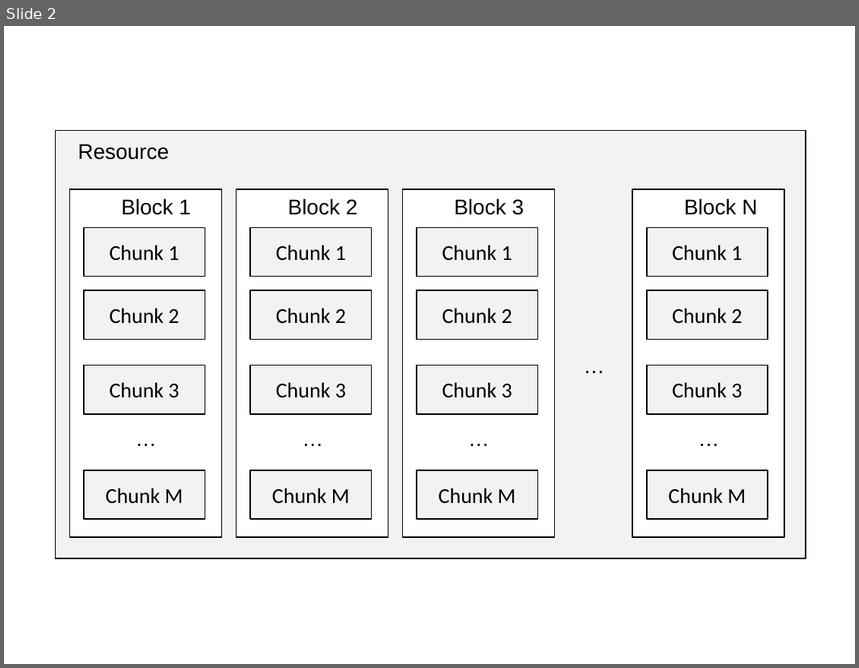
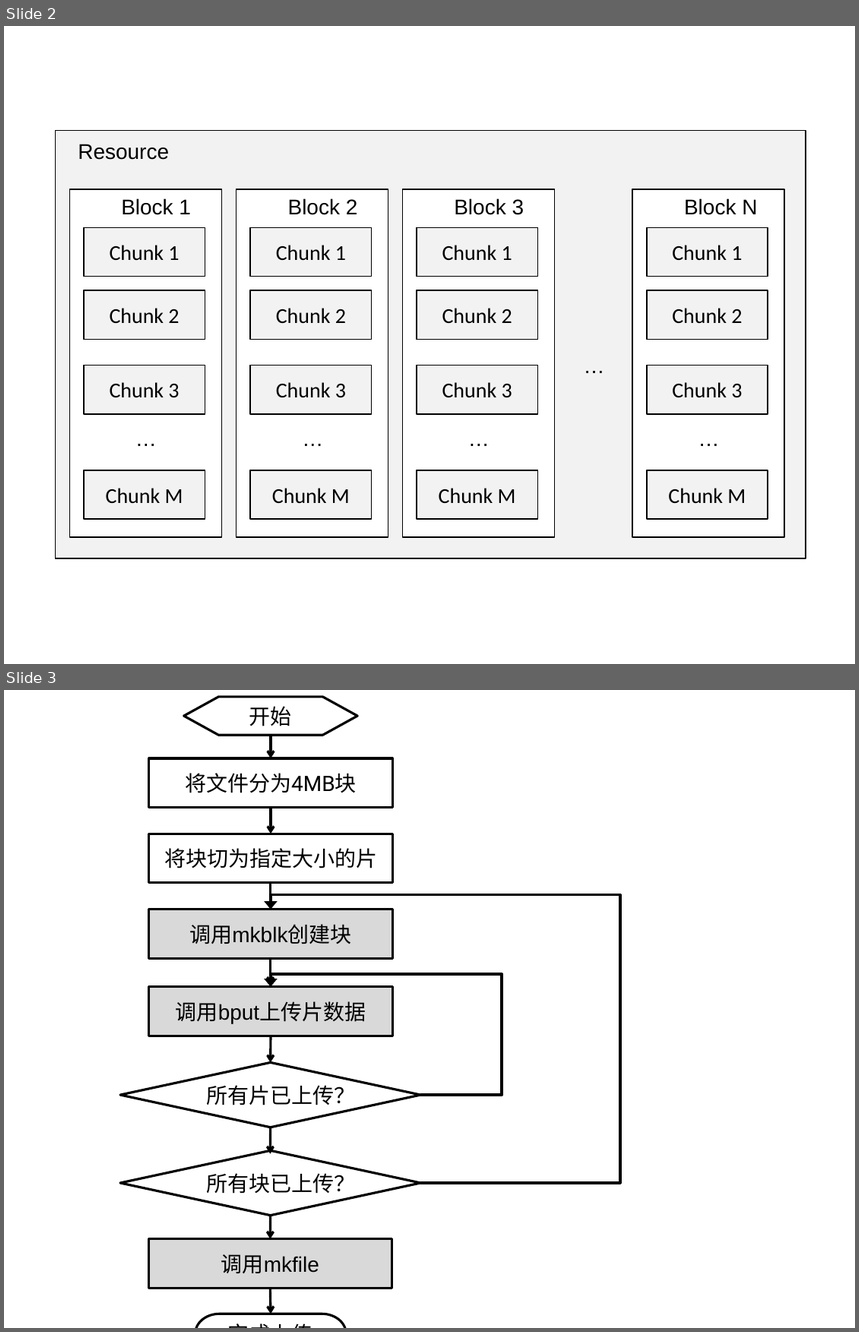
Before and after one commit to icattlecoder/docs.qiniu.com, a slide deck: api/overview/up/img/chunked-upload.pptx. Shown one above the other, each under a label of ours: slide 2 before the commit, slides 2 and 3 after it. The pictures are 859x668 and 859x1332 pixels, drawn with LibreOffice and Linux fonts; fonts in the diff are those of the drawing. Boxes give left, top, right and bottom in pixels: in the first picture for what was removed or moved away, otherwise in the second. Text is boxed around its words. In the diff, an @@ line names an element or a change of style, - is before the commit and + after.

```diff
--- a/api/overview/up/img/chunked-upload.pptx
+++ b/api/overview/up/img/chunked-upload.pptx
@@ slide 3 added at (4,690,855,1328), background #FFFFFF @@
@@ flow chart preparation added at (183,697,357,735), fill #FFFFFF, outline #000000 2 pt, 18 pt, text #000000 @@
+开始
@@ arrow added from (271, 735) to (271, 758), #000000 2 pt @@
@@ rectangle added at (148,758,392,808), fill #FFFFFF, outline #000000 2 pt, 18 pt, text #000000 @@
+将文件分为4MB块
@@ arrow added from (271, 808) to (271, 834), #000000 2 pt @@
@@ rectangle added at (148,834,392,883), fill #FFFFFF, outline #000000 2 pt, 18 pt, text #000000 @@
+将块切为指定大小的片
@@ arrow added from (271, 883) to (271, 910), #000000 2 pt @@
@@ rectangle added at (148,910,392,959), fill #D9D9D9, outline #000000 2 pt, 18 pt, text #000000 @@
+调用mkblk创建块
@@ elbow arrow added from (421, 1182) to (271, 910), #000000 2.25 pt @@
@@ arrow added from (271, 959) to (271, 985), #000000 2 pt @@
@@ elbow arrow added from (421, 1095) to (271, 987), #000000 2.25 pt @@
@@ rectangle added at (148,987,392,1037), fill #D9D9D9, outline #000000 2 pt, 18 pt, text #000000 @@
+调用bput上传片数据
@@ arrow added from (271, 1037) to (271, 1063), #000000 2 pt @@
@@ diamond added at (120,1063,421,1128), fill #FFFFFF, outline #000000 2 pt, 18 pt, text #000000 @@
+所有片已上传？
@@ arrow added from (271, 1128) to (271, 1154), #000000 2 pt @@
@@ diamond added at (120,1151,421,1215), fill #FFFFFF, outline #000000 2 pt, 18 pt, text #000000 @@
+所有块已上传？
@@ arrow added from (271, 1216) to (271, 1239), #000000 2 pt @@
@@ rectangle added at (148,1239,392,1288), fill #D9D9D9, outline #000000 2 pt, 18 pt, text #000000 @@
+调用mkfile
@@ arrow added from (271, 1288) to (271, 1314), #000000 2 pt @@
@@ pill shape added at (196,1314,346,1328), fill #FFFFFF, outline #000000 2 pt, 18 pt, text #000000 @@
+完成上传
```
Also in this commit, not shown: 20 other files.
